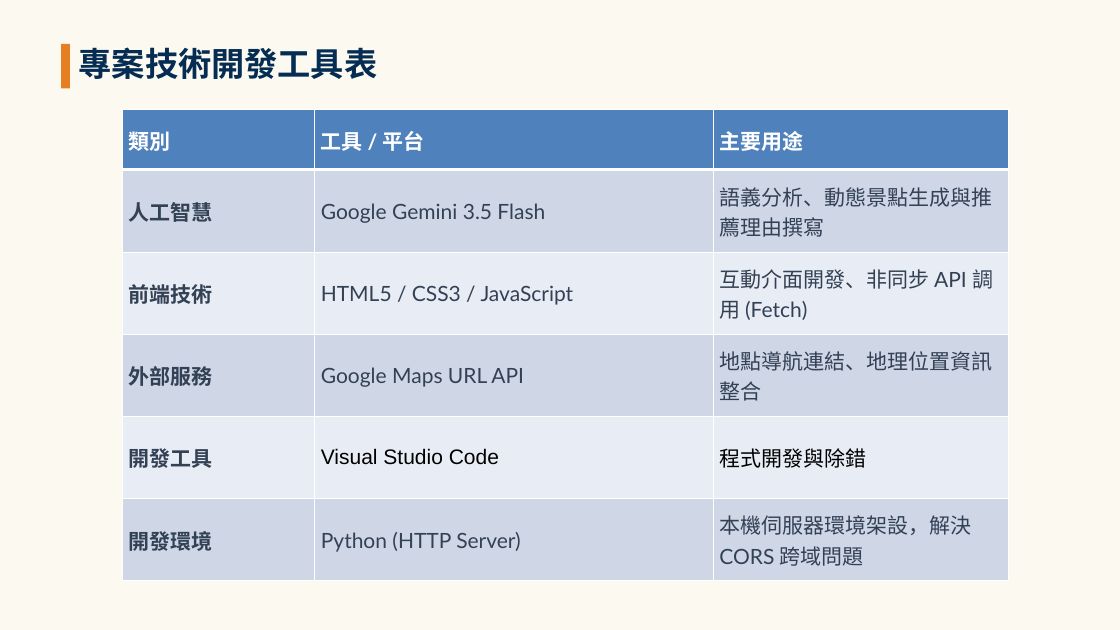
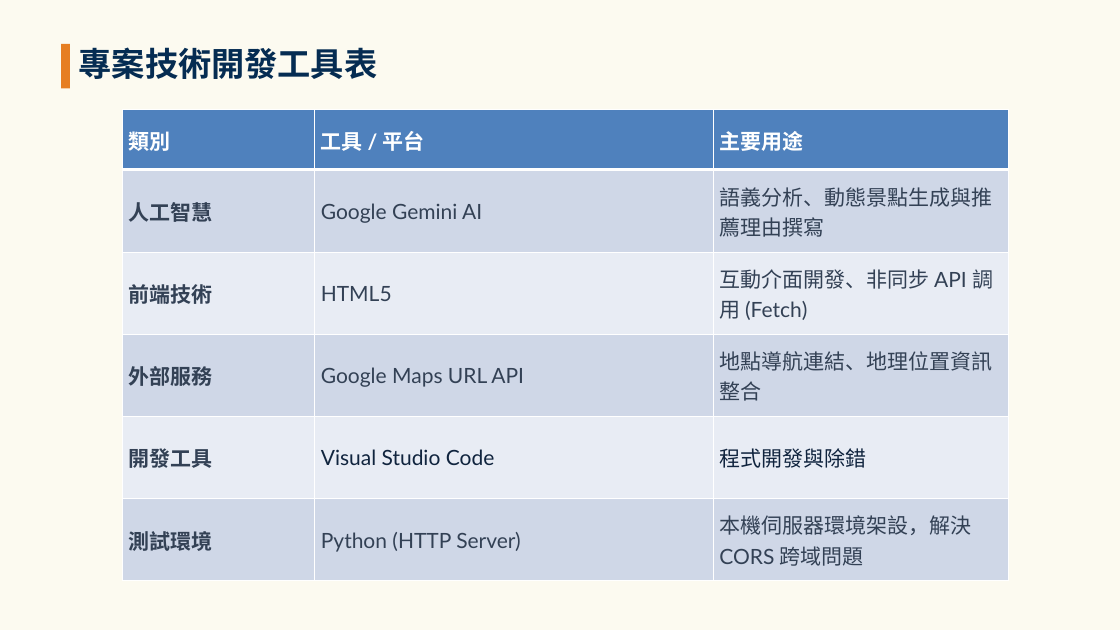
Before and after one commit to hseenm/AI_class_moodmap, a slide deck: slide 8 of AI_Presentation_Group 20.pptx. Drawn at 1120x630 pixels with LibreOffice and Linux fonts; fonts in the diff are those of the drawing; background and template pictures are left out. Boxes give left, top, right and bottom in pixels: in the first picture for what was removed or moved away, otherwise in the second. Text is boxed around its words. In the diff, an @@ line names an element or a change of style, - is before the commit and + after.

```diff
--- a/AI_Presentation_Group 20.pptx
+++ b/AI_Presentation_Group 20.pptx
@@ table at <box>123,110,1010,581</box> @@
-row 2, column 2: Google Gemini 3.5 Flash
+row 2, column 2: Google Gemini AI
-row 3, column 2: HTML5 / CSS3 / JavaScript
+row 3, column 2: HTML5
-row 6, column 1: 開發環境
+row 6, column 1: 測試環境
@@ font Arial to Lato, text colour #000000 to #0F243E in "Visual Studio Code", "程式開發與除錯" @@
```
Also in this commit, not shown: 4 other slides changed, 1 other file.
